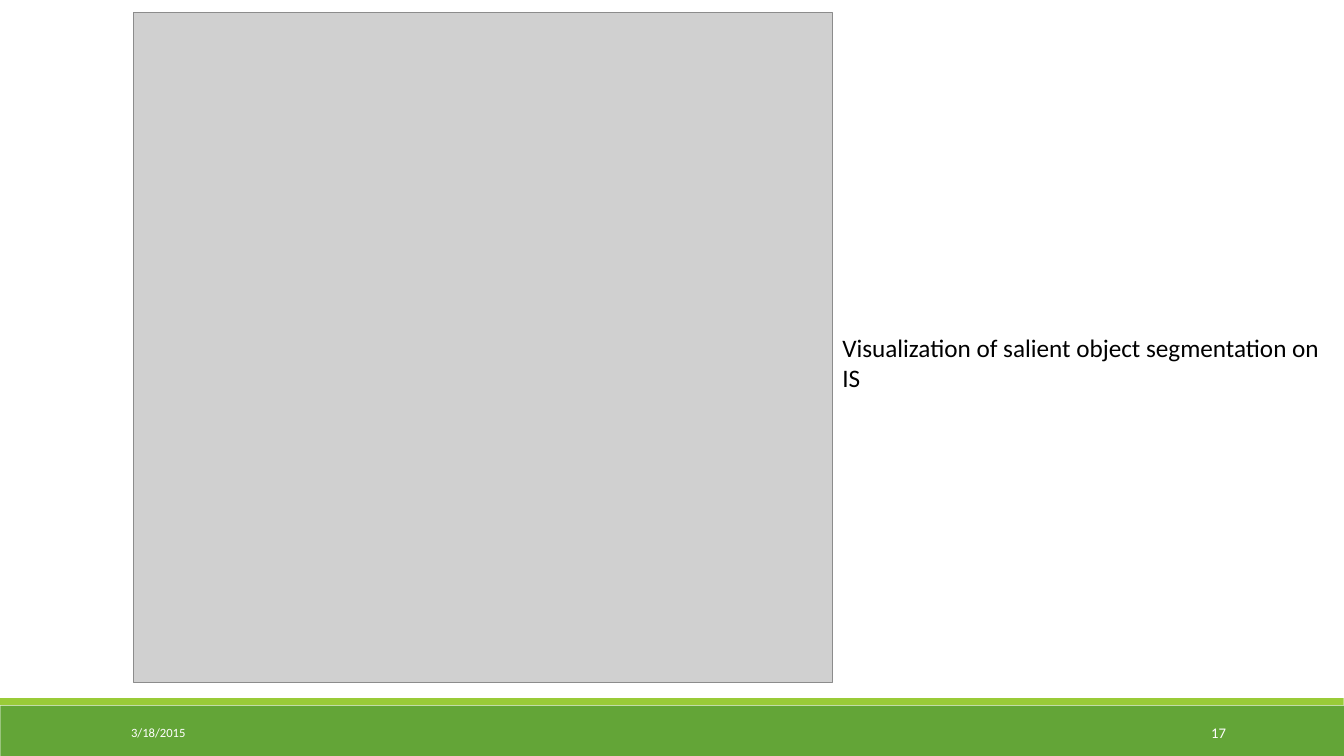
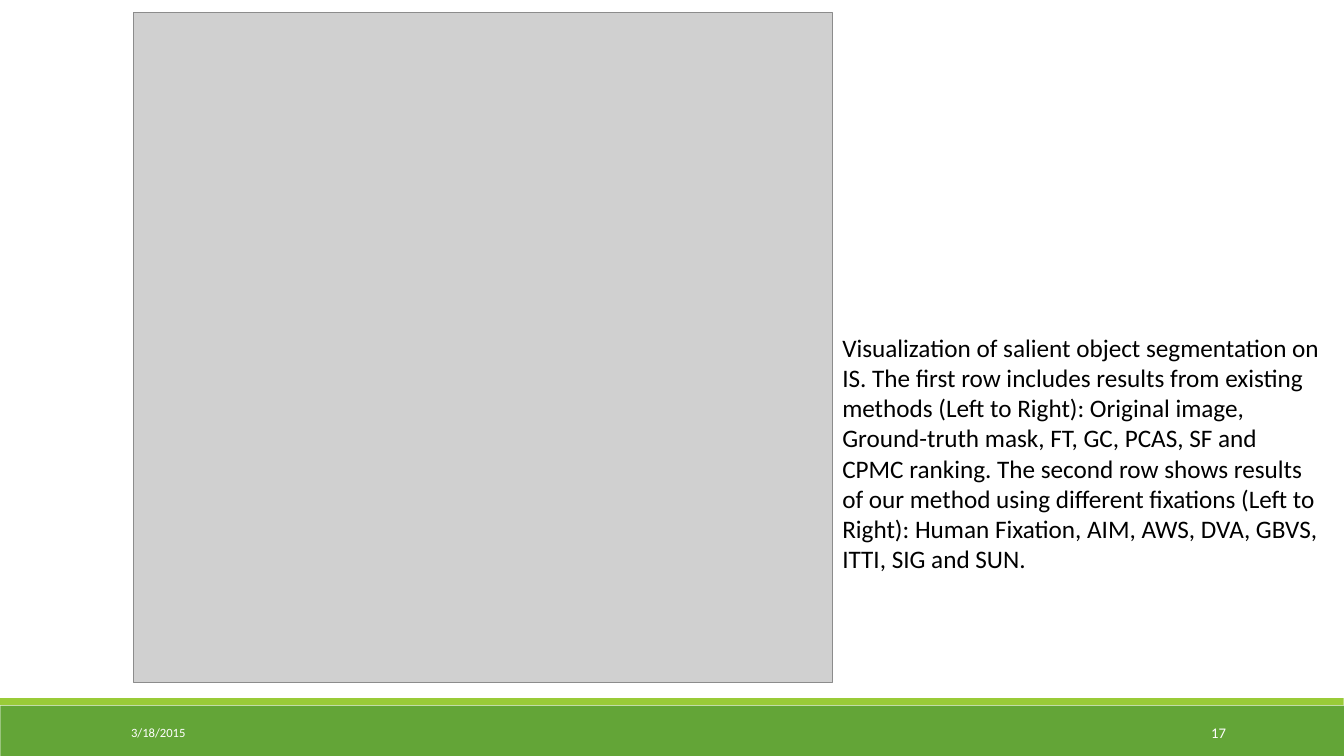
Before and after one commit to kanirudh54/VideoProcessing-INF6803, a slide deck: slide 17 of Presentation/The Secrets of Salient Object Segmentation.pptx. Drawn at 1344x756 pixels with LibreOffice and Linux fonts; fonts in the diff are those of the drawing; grey boxes stand for pictures. Boxes give left, top, right and bottom in pixels: in the first picture for what was removed or moved away, otherwise in the second. Text is boxed around its words. In the diff, an @@ line names an element or a change of style, - is before the commit and + after.

```diff
--- a/Presentation/The Secrets of Salient Object Segmentation.pptx
+++ b/Presentation/The Secrets of Salient Object Segmentation.pptx
@@ text at box(842, 339, 1319, 571): text changed @@
-Visualization of salient object segmentation on IS
+Visualization of salient object segmentation on IS. The first row includes results from existing methods (Left to Right): Original image, Ground-truth mask, FT, GC, PCAS, SF and CPMC ranking. The second row shows results of our method using different fixations (Left to Right): Human Fixation, AIM, AWS, DVA, GBVS, ITTI, SIG and SUN.
```
Also in this commit, not shown: 6 other slides changed, 1 other file.
